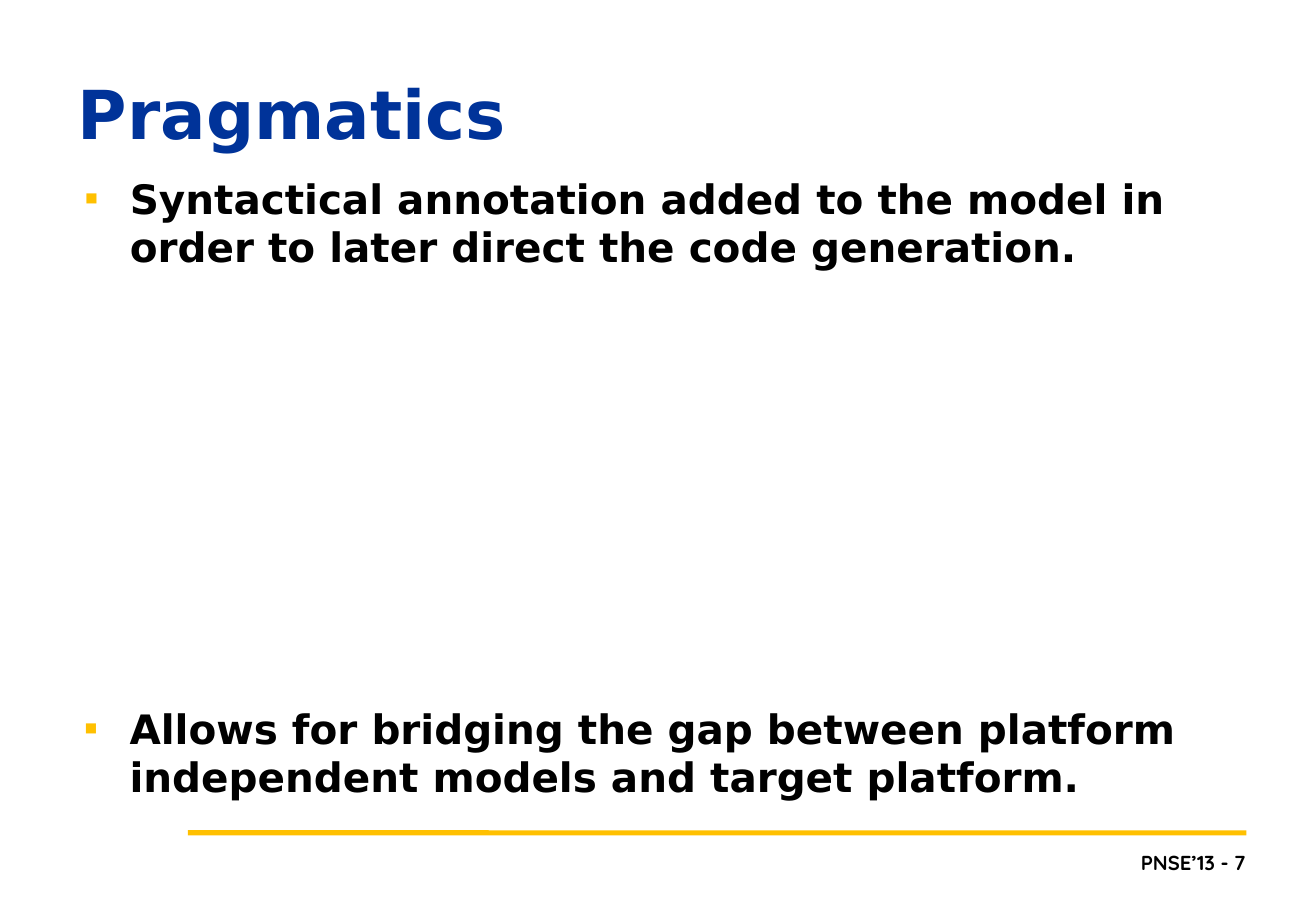
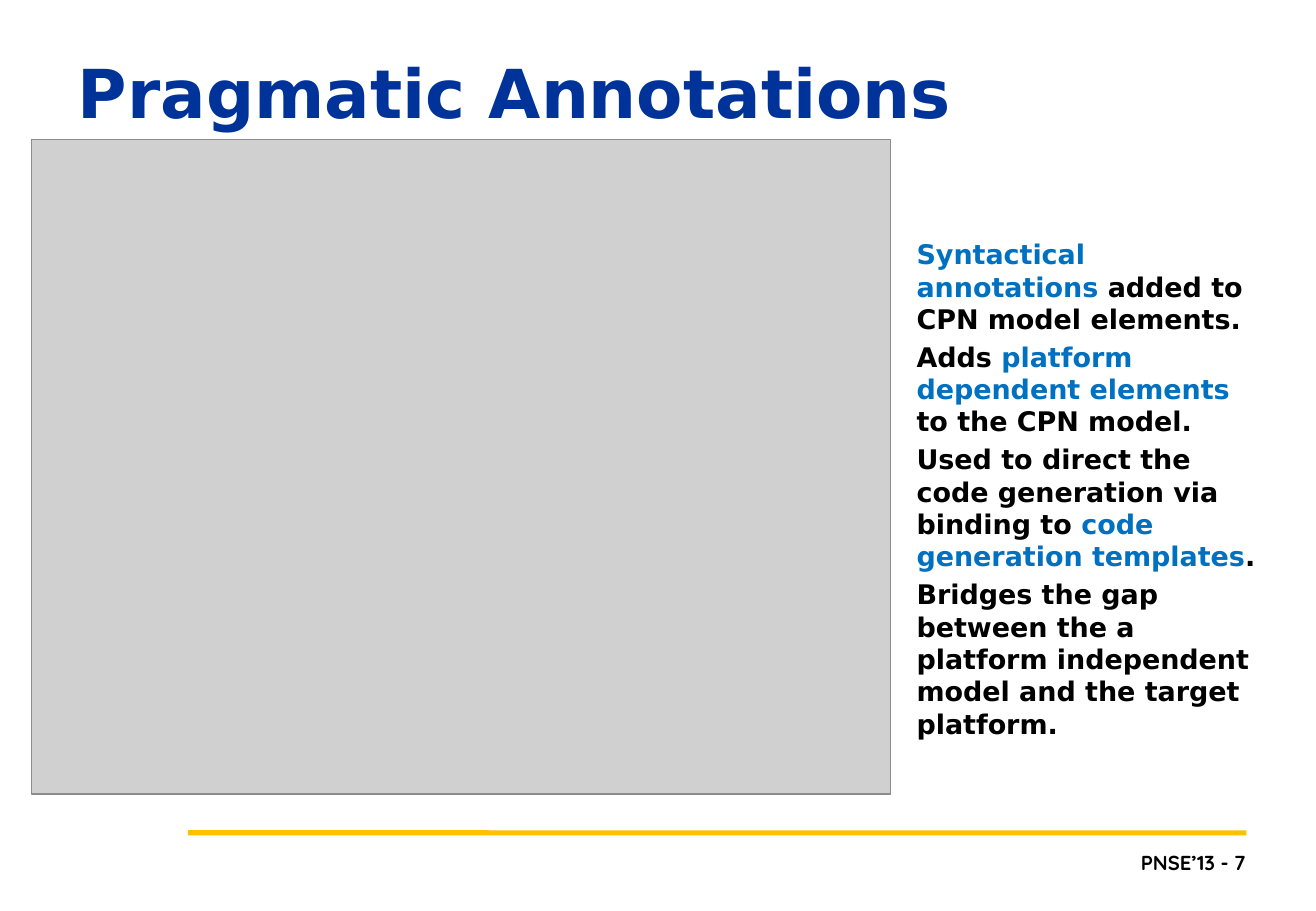
Before and after one commit to lmkr/pnse13roll, a slide deck: slide 7 of LMKPNSE2013.pptx. Drawn at 1316x911 pixels with LibreOffice and Linux fonts; fonts in the diff are those of the drawing; grey boxes stand for pictures; background and template pictures are left out. Boxes give left, top, right and bottom in pixels: in the first picture for what was removed or moved away, otherwise in the second. Text is boxed around its words. In the diff, an @@ line names an element or a change of style, - is before the commit and + after.

```diff
--- a/LMKPNSE2013.pptx
+++ b/LMKPNSE2013.pptx
@@ title at <box>78,66,951,132</box>: text changed @@
-Pragmatics
+Pragmatic Annotations
@@ picture added at <box>32,140,891,795</box> @@
@@ text at <box>917,243,1255,739</box>: text changed; size 24 to 16 pt @@
-▪ Syntactical annotation added to the model in order to later direct the code generation.
+▪ Syntactical annotations added to CPN model elements.
+▪ Adds platform dependent elements to the CPN model.
+▪ Used to direct the code generation via binding to code generation templates.
+▪ Bridges the gap between the a platform independent model and the target platform.
@@ text removed at <box>130,713,1175,801</box> @@
-▪ Allows for bridging the gap between platform independent models and target platform.
```
Also in this commit, not shown: 11 other slides changed, 2 other files.
